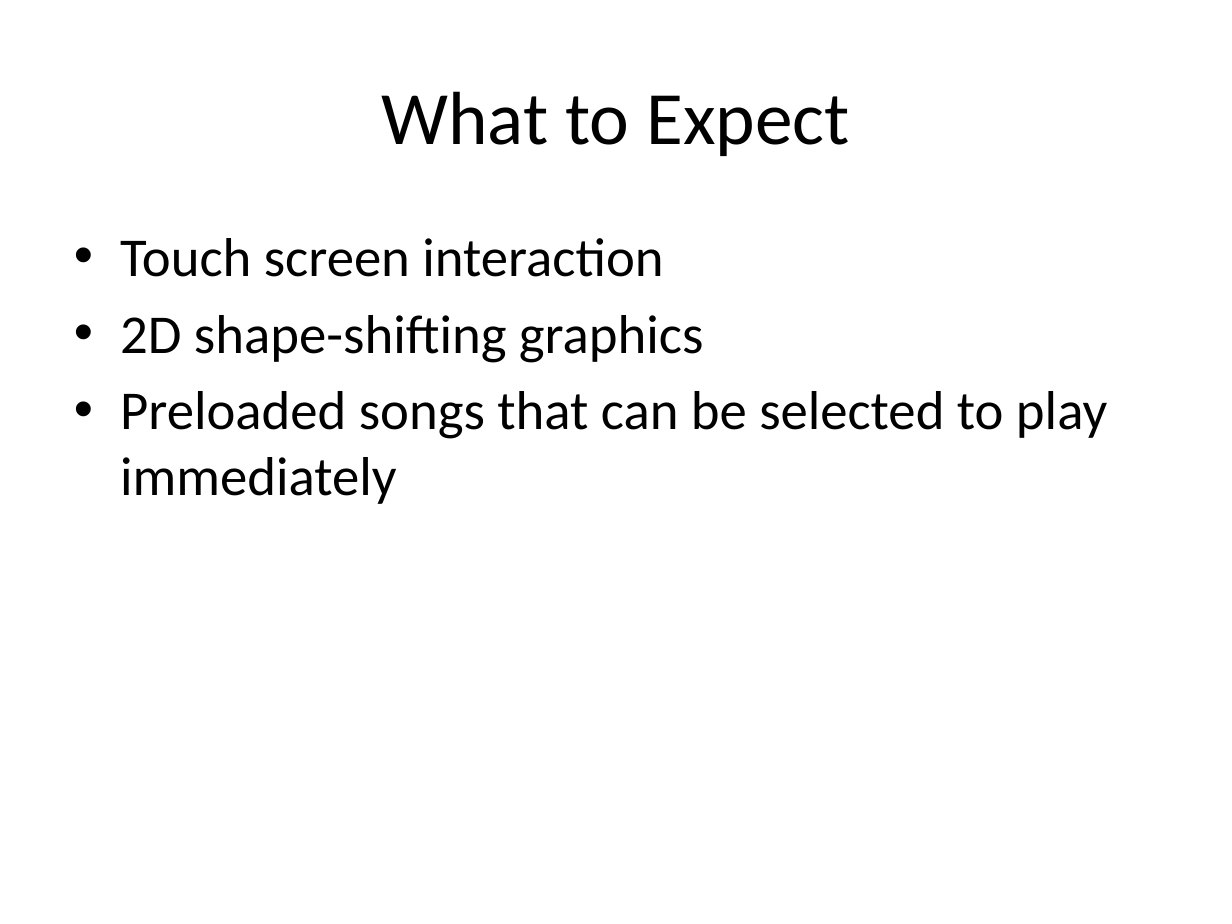
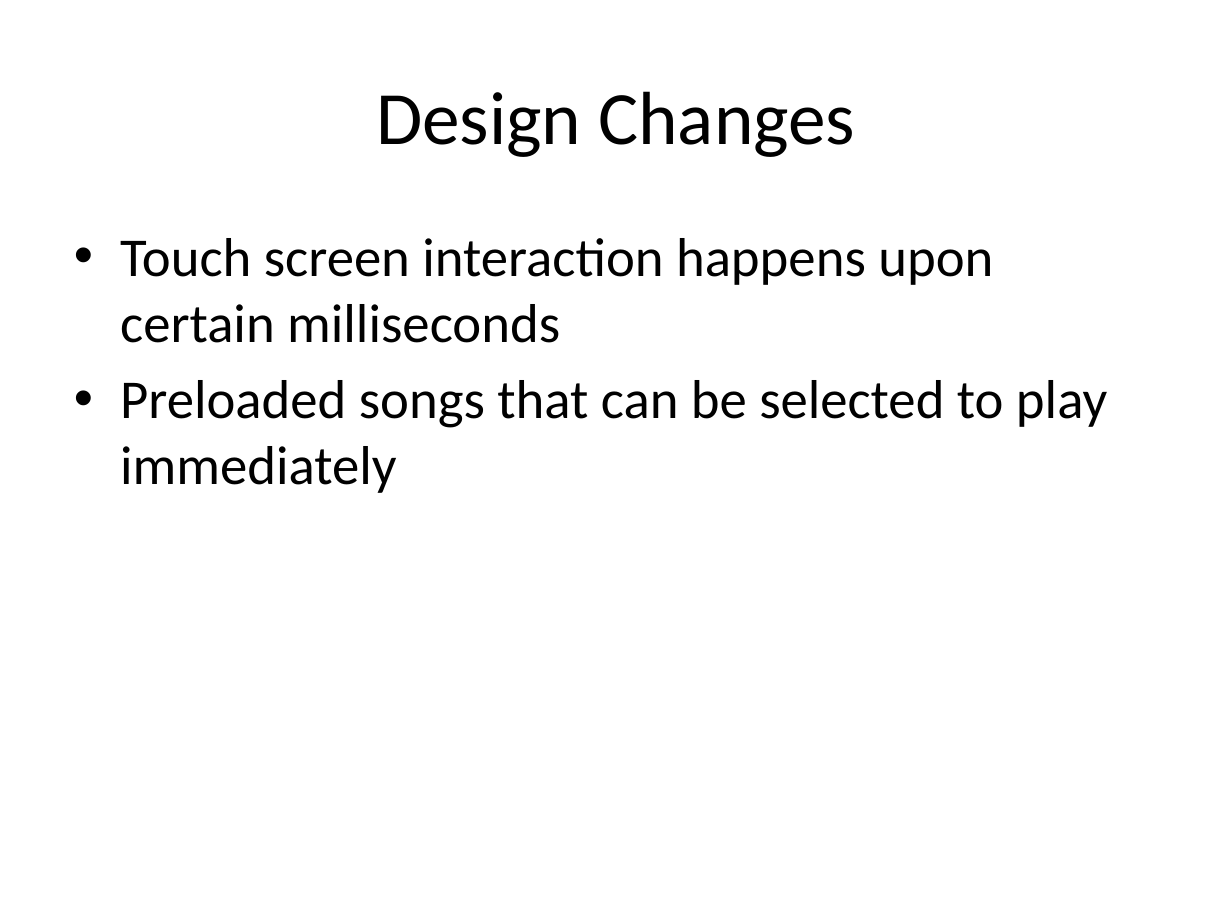
Before and after one commit to bredg95/LuaProjects, a slide deck: slide 3 of GuevEledProject/Brosu.pptx (slide 4 before the commit). Drawn at 1232x924 pixels with LibreOffice and Linux fonts; fonts in the diff are those of the drawing. Boxes give left, top, right and bottom in pixels: in the first picture for what was removed or moved away, otherwise in the second. Text is boxed around its words. In the diff, an @@ line names an element or a change of style, - is before the commit and + after.

```diff
--- a/GuevEledProject/Brosu.pptx
+++ b/GuevEledProject/Brosu.pptx
@@ title at (x1=376, y1=91, x2=855, y2=157): text changed @@
-What to Expect
+Design Changes
@@ text at (x1=120, y1=238, x2=993, y2=343): text changed @@
-• Touch screen interaction
-• 2D shape-shifting graphics
+• Touch screen interaction happens upon certain milliseconds
```
Also in this commit, not shown: 2 other slides changed, 3 slides added, 7 slides removed, 1 other file.
